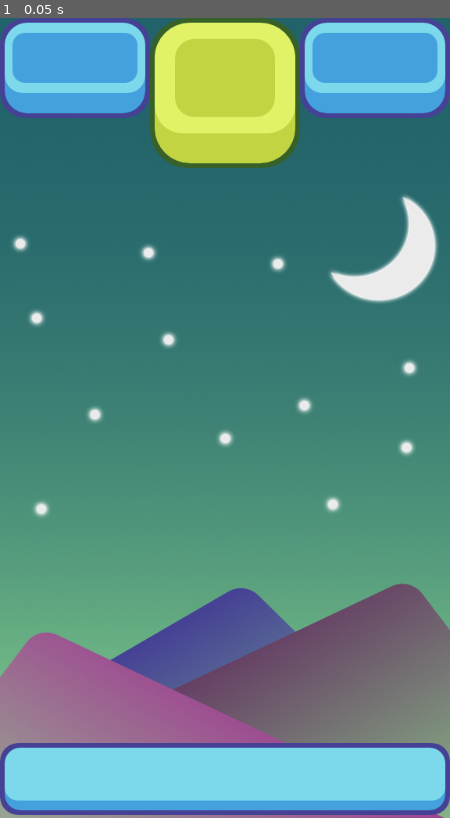
Above: before the commit, frame 1.
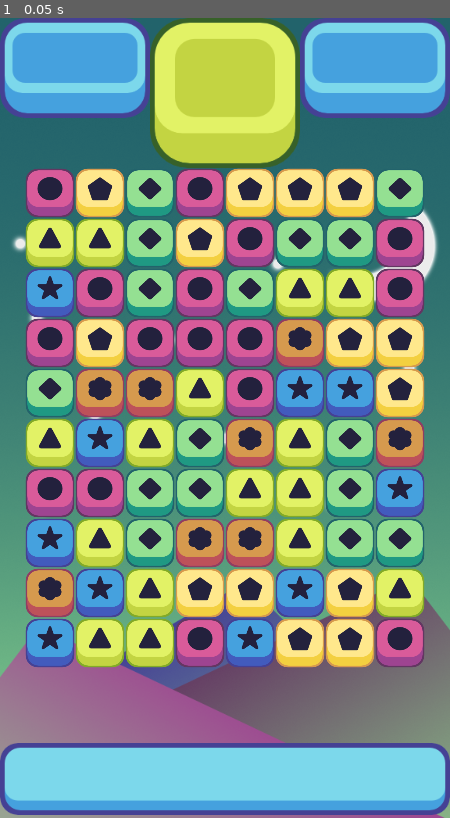
Above: after the commit, the same moment.

Repository: ribeirofrv/match-three
Game: Godot game, scene res://scenes/game_window.tscn
Two runs of this game, one before a commit and one after it. Both use one fixed random seed, a clock stepped at 60 frames per second and the inputs below.
Inputs:
- Up to frame 1 (0.05 s): no input

The runs differ from the first frame. In frame 1, 49% of the frame differs, in the area x 5-95%, y 18-82%.

Commit message:
feat: generate block frame randomly

Diff:
--- a/scripts/grid.gd
+++ b/scripts/grid.gd
@@ -6,11 +6,21 @@
 export (int) var y_start;
 export (int) var offset;
 
+var possible_pieces = [
+preload("res://scenes/blue_piece.tscn"),
+preload("res://scenes/yellow_piece.tscn"),
+preload("res://scenes/pink_piece.tscn"),
+preload("res://scenes/orange_piece.tscn"),
+preload("res://scenes/light_green_piece.tscn"),
+preload("res://scenes/green_piece.tscn")
+];
+
 var all_pieces = [];
 
 func _ready():
+	randomize();
 	all_pieces = make_2d_array();
-	print(all_pieces);
+	spawn_pieces();
 
 func make_2d_array():
 	var array = [];
@@ -19,6 +29,16 @@
 		for index_aux in heigth:
 			array[index].append(null);
 	return array;
-# Called every frame. 'delta' is the elapsed time since the previous frame.
-#func _process(delta):
-#	pass
+
+func spawn_pieces():
+	for column in width:
+		for row in heigth:
+			var random = floor(rand_range(0, possible_pieces.size()));
+			var piece  = possible_pieces[random].instance();
+			add_child(piece);
+			piece.position = grid_to_pixel(column, row);
+
+func grid_to_pixel(column, row):
+	var new_x = x_start + offset * column;
+	var new_y = y_start + (-offset) * row;
+	return Vector2(new_x, new_y);
